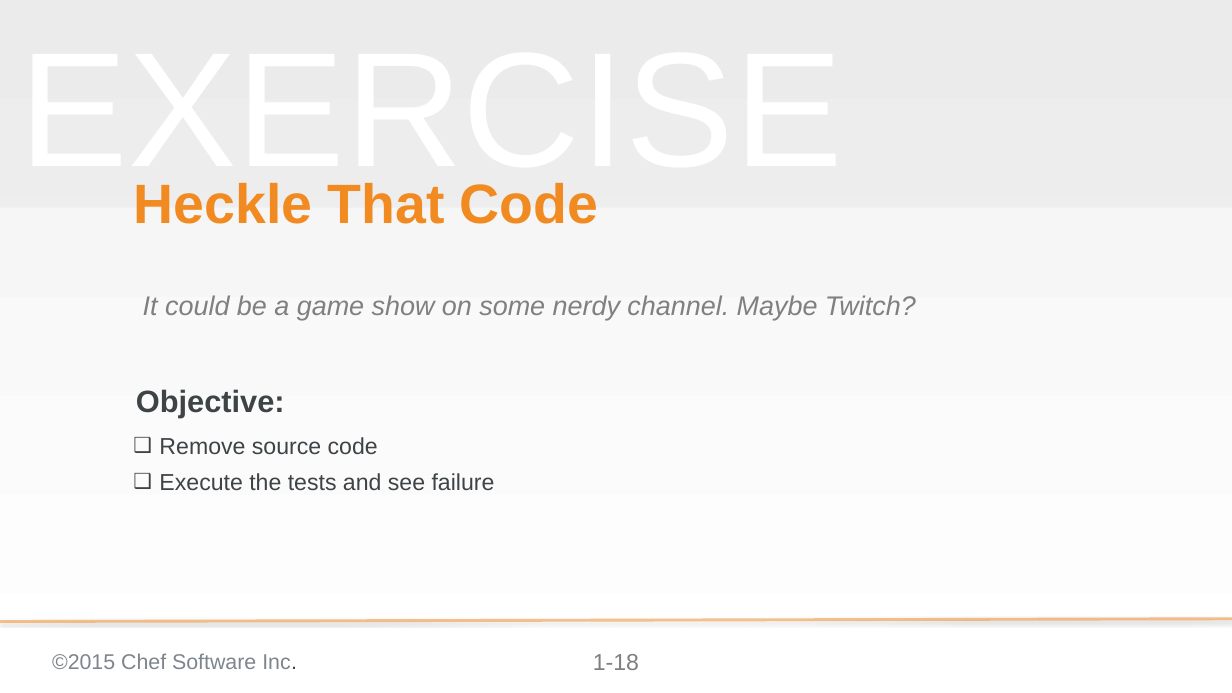
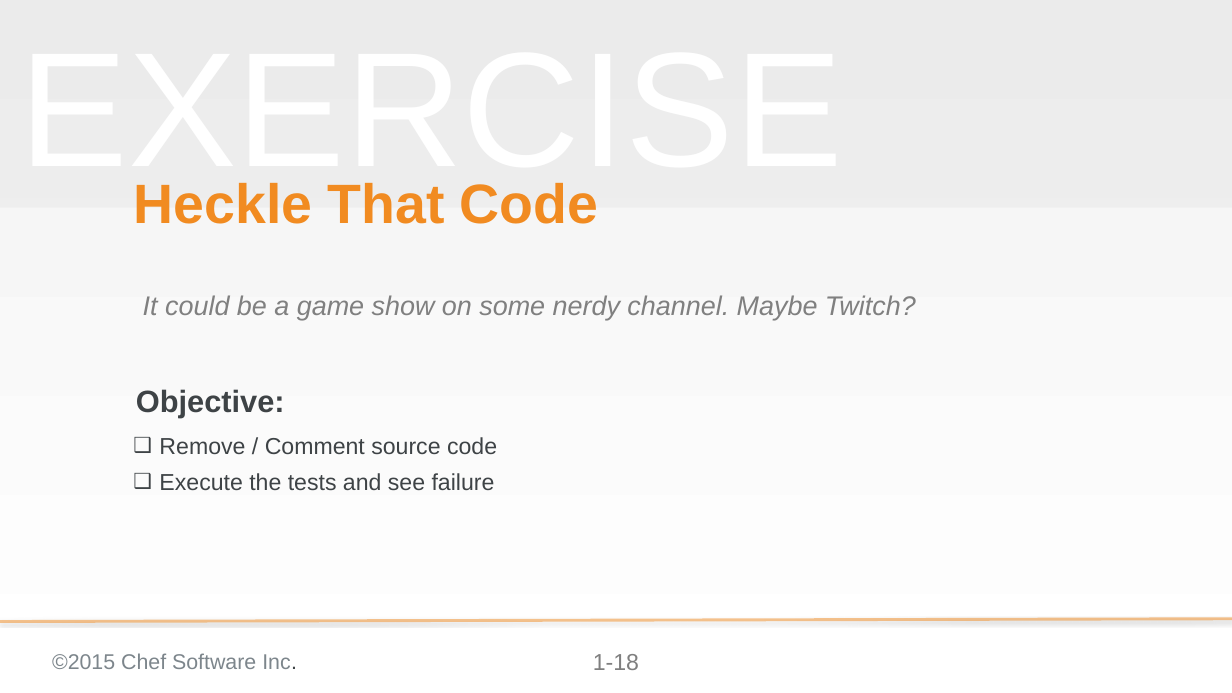
Before and after one commit to chef-training/test_driven_cookbook_development, a slide deck: slide 18 of 02-refactoring_cookbooks_with_tests.pptx. Drawn at 1232x693 pixels with LibreOffice and Linux fonts; fonts in the diff are those of the drawing; background and template pictures are left out. Boxes give left, top, right and bottom in pixels: in the first picture for what was removed or moved away, otherwise in the second. Text is boxed around its words. In the diff, an @@ line names an element or a change of style, - is before the commit and + after.

```diff
--- a/02-refactoring_cookbooks_with_tests.pptx
+++ b/02-refactoring_cookbooks_with_tests.pptx
@@ text at bbox=[159, 437, 497, 454]: text changed @@
-❑ Remove source code
+❑ Remove / Comment source code
```
Also in this commit, not shown: 3 other slides changed.
